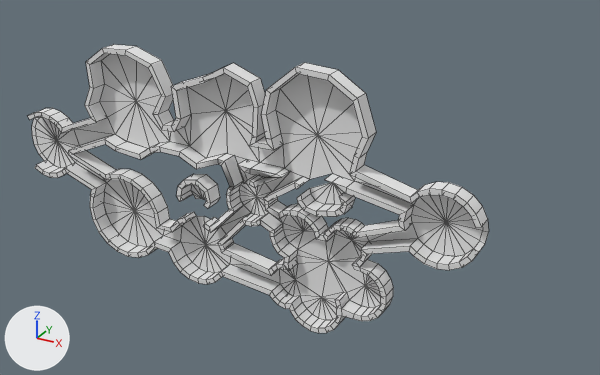
Renders of the Blender file Editing Files/Asymmetry Floors.blend from each side of a commit.
One viewpoint serves both versions: a 50 mm camera at (276.0, -367.0, 217.0) aimed at (69.0, 10.0, 28.0). Lighting does not change. The marker at lower left points along +X, +Y and +Z. Mesh edges are drawn as thin lines.

Before the edit, the objects in view are built like this:
```python
me_bridge_2_2_5__1__001 = bpy.data.meshes.new('Bridge 2-2.5 (1).001')
me_bridge_2_2_5__1__001.from_pydata(...)  # 770 vertices, 770 faces, 1 loose edge; spans x -119.0..179.0, y -54.0..101.0, z 60.0..70.0
me_bridge_2_2_5__1__001.polygons.foreach_set('use_smooth', [True] * 770)
me_bridge_2_2_5__1__001.materials.append(mat_floors)  # white #e7e7e7
me_bridge_2_2_5__1__002 = bpy.data.meshes.new('Bridge 2-2.5 (1).002')
me_bridge_2_2_5__1__002.from_pydata(...)  # 225 vertices, 239 faces; spans x -128.0..180.0, y -51.0..98.0, z 60.0
me_bridge_2_2_5__1__002.polygons.foreach_set('use_smooth', [True] * 239)
me_bridge_2_2_5__1__002.materials.append(mat_floors)  # white #e7e7e7
me_bridge_2_2_5__1__007 = bpy.data.meshes.new('Bridge 2-2.5 (1).007')
me_bridge_2_2_5__1__007.from_pydata(...)  # 11 vertices, 9 faces; spans x 79.7..104.2, y 23.1..37.1, z 59.7
me_bridge_2_2_5__1__007.polygons.foreach_set('use_smooth', [True] * 9)
me_bridge_2_2_5__1__007.materials.append(mat_floors)  # white #e7e7e7
ob_bridge_2_2_5__1__002 = bpy.data.objects.new('Bridge 2-2.5 (1).002', me_bridge_2_2_5__1__002)
ob_bridge_2_2_5__1__002.location = (0.0, 60.8, 2.6)
ob_bridge_2_2_5__1__002.rotation_euler = (1.571, 0.0, 0.0)  # degrees (90, 0, 0)
ob_bridge_2_2_5__1__005 = bpy.data.objects.new('Bridge 2-2.5 (1).005', me_bridge_2_2_5__1__007)
ob_bridge_2_2_5__1__005.location = (0.0, 60.8, 2.6)
ob_bridge_2_2_5__1__005.rotation_euler = (1.571, 0.0, 0.0)  # degrees (90, 0, 0)
ob_bridge_2_2_5__1__006 = bpy.data.objects.new('Bridge 2-2.5 (1).006', me_bridge_2_2_5__1__001)
ob_bridge_2_2_5__1__006.location = (0.0, 60.8, 2.6)
ob_bridge_2_2_5__1__006.rotation_euler = (1.571, 0.0, 0.0)  # degrees (90, 0, 0)
# also in view: 'Bridge 2-2.5 (1).003' at (92.0, -4.0, 30.0); 'Bridge 2-2.5 (1).004' at (8.0, -4.0, 19.0)
```
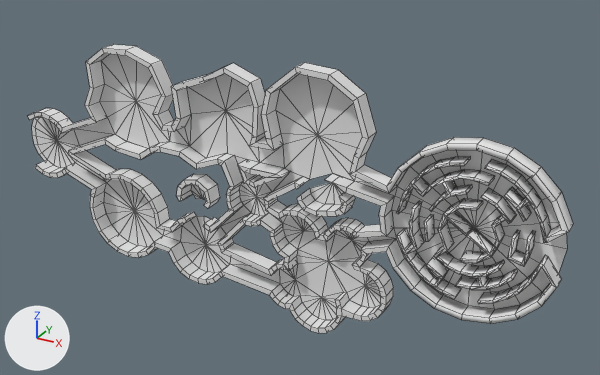
What differs and where, as boxes [x1, y1, x2, y2] in the pictures (600 x 375 px; the box of a moved part takes in the faces that stretch with it):
'Bridge 2-2.5 (1).006', reshaped (18% wider): before [28, 44, 488, 333]; after [28, 44, 573, 333]
'Bridge 2-2.5 (1).002', reshaped (17% wider): before [32, 54, 489, 320]; after [32, 54, 567, 320]
part 1 of me_bridge_2_2_5__1__001, added: after [396, 156, 495, 214]
part 2 of me_bridge_2_2_5__1__001, added: after [460, 188, 517, 263]
part 3 of me_bridge_2_2_5__1__001, added: after [397, 228, 461, 299]
part 4 of me_bridge_2_2_5__1__001, added: after [507, 230, 536, 267]
part 5 of me_bridge_2_2_5__1__001, added: after [406, 201, 424, 253]
part 6 of me_bridge_2_2_5__1__001, built on: before [424, 207, 488, 270]; after [411, 159, 573, 324]
part 8 of me_bridge_2_2_5__1__002, moved or reshaped: before [371, 195, 489, 256]; after [387, 150, 567, 309]

What the commit changed:
Material 'Material.001' (mat_material_001) is new.
Its base color is (0.8, 0.8, 0.8) (white #e7e7e7).
Material 'Material.002' (mat_material_002) is new.
Its base color is (0.8, 0.8, 0.8) (white #e7e7e7).
me_bridge_2_2_5__1__001 is used by ob_bridge_2_2_5__1__006; location (0.0, 60.8, 2.6); rotation (1.571, 0.0, 0.0), in degrees (90, 0, 0).
me_bridge_2_2_5__1__001 had 770 vertices, 770 faces, 1 loose edge and spanned x -119.0..179.0, y -54.0..101.0, z 60.0..70.0.
me_bridge_2_2_5__1__001 no longer uses material mat_floors (white #e7e7e7).
me_bridge_2_2_5__1__001 now has 1158 vertices, 1330 faces, 1 loose edge and spans x -119.0..220.0, y -54.0..101.0, z 60.0..70.0.
me_bridge_2_2_5__1__001 part 1: a new loose piece of 82 vertices spanning x 135.0..181.0, y 32.0..66.0, z 60.0..70.0.
me_bridge_2_2_5__1__001 part 2: a new loose piece of 44 vertices spanning x 170.0..193.0, y 14.0..52.0, z 60.0..70.0.
me_bridge_2_2_5__1__001 part 3: a new loose piece of 42 vertices spanning x 136.0..169.0, y -8.0..21.0, z 60.0..70.0.
me_bridge_2_2_5__1__001 part 4: a new loose piece of 22 vertices spanning x 193.0..203.0, y 19.0..35.0, z 60.0..70.0.
me_bridge_2_2_5__1__001 part 5: a new loose piece of 20 vertices spanning x 141.0..148.0, y 11.0..37.0, z 60.0..70.0.
Part 6, on me_bridge_2_2_5__1__001:
20 vertices are removed from x 158.0..179.0, y 7.0..35.0, z 60.0..70.0.
53 faces are deleted.
4 vertices in x 136.0..139.0, y 28.0, z 60.0..70.0 move by (-10.0, 1.0, 0.0).
4 vertices in x 145.0..147.0, y 44.0..46.0, z 60.0..70.0 move by (-10.0, 11.0, 0.0).
46 vertices move from x 137.0..176.0, y 6.0..50.0, z 60.0..70.0 to x 126.0..202.0, y -17.0..77.0, z 60.0..70.0.
101 vertices are added at x 150.0..220.0, y -19.0..67.0, z 60.0..70.0.
97 new vertices lie (0.0, 0.0, 10.0) away from vertices in x 150.0..220.0, y -19.0..67.0, z 60.0.
256 new faces join them.
60 new faces join them, mat_material_002 (white #e7e7e7).
me_bridge_2_2_5__1__001 part 7: the surface is now shaded flat.
me_bridge_2_2_5__1__001 now uses material mat_material_002 (white #e7e7e7).
me_bridge_2_2_5__1__002 is used by ob_bridge_2_2_5__1__002; location (0.0, 60.8, 2.6); rotation (1.571, 0.0, 0.0), in degrees (90, 0, 0).
me_bridge_2_2_5__1__002 had 225 vertices, 239 faces and spanned x -128.0..180.0, y -51.0..98.0, z 60.0.
me_bridge_2_2_5__1__002 no longer uses material mat_floors (white #e7e7e7).
me_bridge_2_2_5__1__002 now has 224 vertices, 239 faces and spans x -128.0..219.0, y -51.0..98.0, z 60.0.
Part 8, on me_bridge_2_2_5__1__002:
15 vertices are removed from x 139.0..180.0, y 9.0..35.0, z 60.0.
23 faces are deleted.
9 vertices move from x 140.0..174.0, y 24.0..47.0, z 60.0 to x 130.0..200.0, y 13.0..74.0, z 60.0.
14 vertices are added at x 129.0..219.0, y -16.0..55.0, z 60.0.
17 new faces join them, mat_material_001 (white #e7e7e7).
6 new faces join them.
me_bridge_2_2_5__1__002 part 9: the surface is now shaded flat.
me_bridge_2_2_5__1__002 now uses material mat_material_001 (white #e7e7e7).
